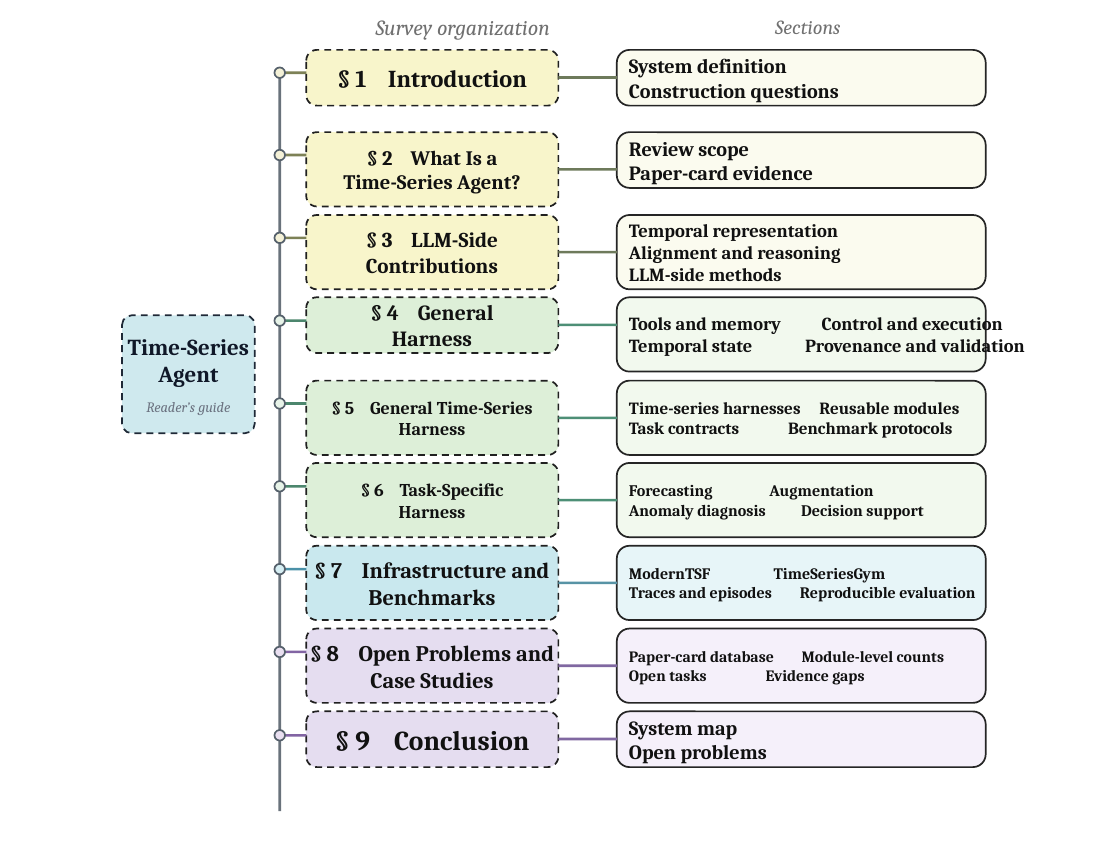
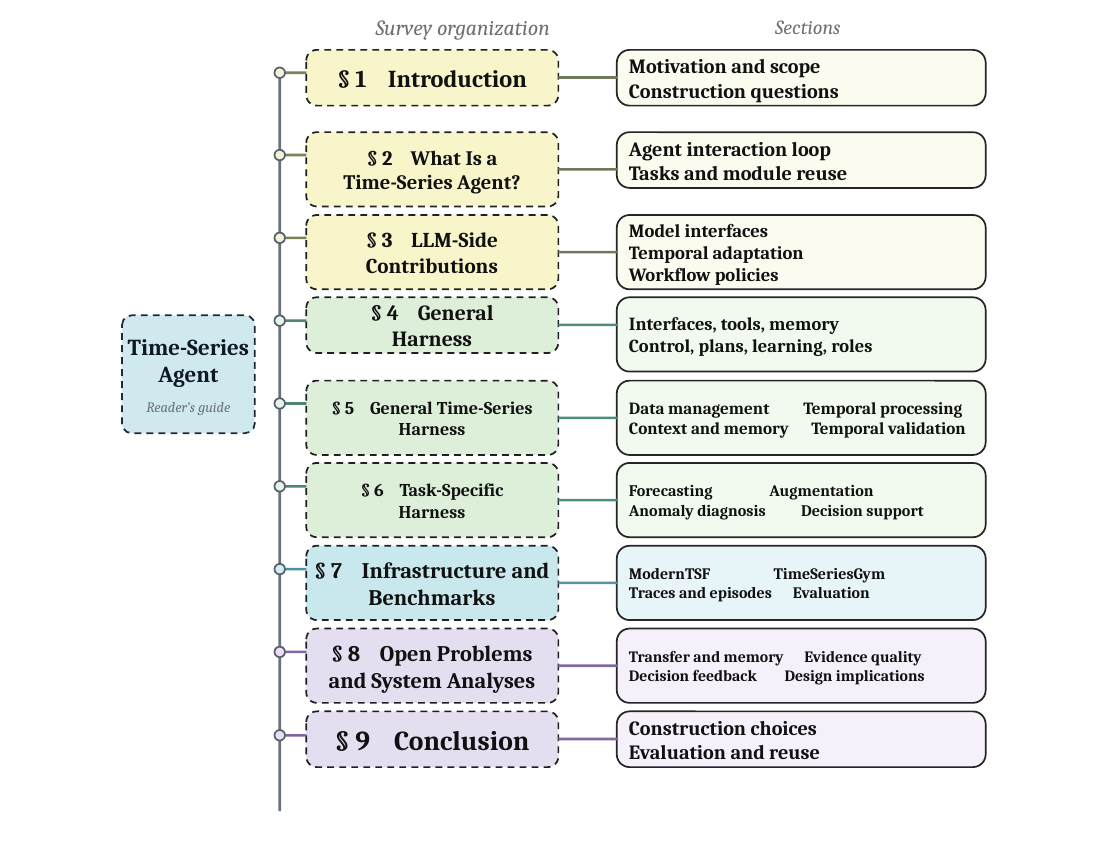
Before and after one commit to Minions-Land/Time-Series-Agents-Survey, a slide deck: slide 1 of artifacts/active/Figure2_organization_rsi_adapted_grouped.pptx. Drawn at 1120x859 pixels with LibreOffice and Linux fonts; fonts in the diff are those of the drawing. Boxes give left, top, right and bottom in pixels: in the first picture for what was removed or moved away, otherwise in the second. Text is boxed around its words. In the diff, an @@ line names an element or a change of style, - is before the commit and + after.

Commit message:
Audit manuscript equations, method evidence, narrative and figure content

```diff
--- a/artifacts/active/Figure2_organization_rsi_adapted_grouped.pptx
+++ b/artifacts/active/Figure2_organization_rsi_adapted_grouped.pptx
@@ text at (629,59,821,78): text changed @@
-System definition
+Motivation and scope
@@ text at (629,142,847,180): text changed @@
-Review scope
-Paper-card evidence
+Agent interaction loop
+Tasks and module reuse
@@ text at (629,224,804,285): text changed @@
-Temporal representation
-Alignment and reasoning
-LLM-side methods
+Model interfaces
+Temporal adaptation
+Workflow policies
@@ text at (629,317,872,356): text changed @@
-Tools and memory Control and execution
-Temporal state Provenance and validation
+Interfaces, tools, memory
+Control, plans, learning, roles
@@ text at (629,402,966,438): text changed @@
-Time-series harnesses Reusable modules
-Task contracts Benchmark protocols
+Data management Temporal processing
+Context and memory Temporal validation
@@ text at (629,587,870,602): text changed @@
-Traces and episodes Reproducible evaluation
+Traces and episodes Evaluation
@@ text at (329,645,535,693): text changed @@
-§ 8 Open Problems and
-Case Studies
+§ 8 Open Problems
+and System Analyses
@@ text at (629,651,925,685): text changed @@
-Paper-card database Module-level counts
-Open tasks Evidence gaps
+Transfer and memory Evidence quality
+Decision feedback Design implications
@@ text at (629,721,820,759): text changed @@
-System map
-Open problems
+Construction choices
+Evaluation and reuse
```
Also in this commit, not shown: 32 other files.
